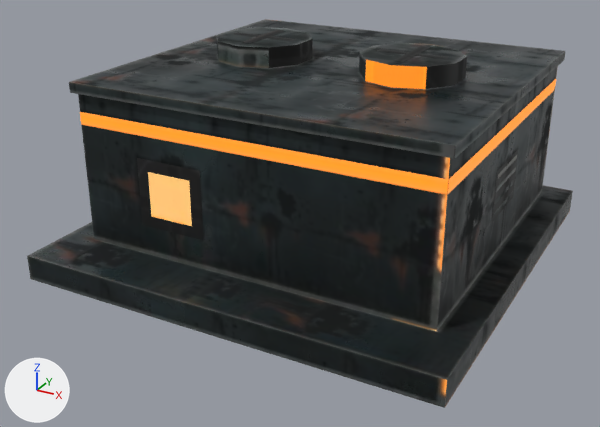
One commit to the glTF model game/world/models/rtg.glb: the scene before it, then after it.
Camera for both pictures: a camera (50 mm lens) standing at (0.723, -1.417, 0.762) and looking at (-0.017, -0.071, 0.09). Every picture has the same lights, and +X, +Y and +Z are marked at lower left. The picture after the commit comes second. Where no turn or scale is listed for an object, it has been applied to the vertices. Vertices at exactly the same position are counted once.

The first picture shows 'te_rtg'.
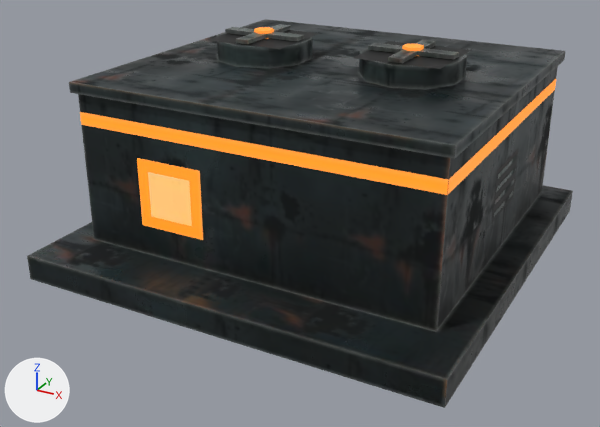
Where the change shows, as pixel boxes [x1, y1, x2, y2] in the pictures (600 x 427 px; the box of a moved part takes in the faces that stretch with it):
'move_fan_2', added: after [368, 40, 459, 63]
'move_fan_1', added: after [225, 24, 304, 44]
part 1 of me_te_rtg, deleted: before [377, 49, 449, 59]
part 2 of me_te_rtg, deleted: before [244, 30, 283, 43]
part 3 of me_te_rtg, deleted: before [393, 46, 430, 62]
part 4 of me_te_rtg, moved or reshaped: before [234, 32, 296, 41]; after [208, 26, 320, 49]
part 5 of me_te_rtg, moved or reshaped: before [375, 44, 467, 67]; after [353, 41, 470, 69]
part 6 of me_te_rtg, surface changed: [137, 34, 566, 405] in both

What changed in the scene script:
```text
Change me_te_rtg:
    used by ob_te_rtg; location = (0.0, 0.0, 0.0)
    verts and faces of me_te_rtg; kept vertices keep their numbers, new ones are numbered from 116
    before: 60 (-0.092, 0.03, 0.411) at pixel (291, 40), 61 (-0.232, 0.03, 0.411) at pixel (232, 34), 82 (-0.092, 0.05, 0.411) at pixel (296, 39), 83 (-0.232, 0.05, 0.411) at pixel (237, 32)
    remove me_te_rtg.from_pydata(...)  # 116 vertices, 134 faces; spans x -0.42..0.42, y -0.42..0.42, z 0.0..0.411
    add me_te_rtg.from_pydata(...)  # 108 vertices, 130 faces; spans x -0.42..0.42, y -0.42..0.42, z 0.0..0.41
    me_te_rtg part 1: the loose piece of 4 vertices spanning x 0.092..0.232, y 0.03..0.05, z 0.411 is deleted
    me_te_rtg part 2: the loose piece of 4 vertices spanning x -0.172..-0.152, y -0.03..0.11, z 0.411 is deleted
    me_te_rtg part 3: the loose piece of 4 vertices spanning x 0.152..0.172, y -0.03..0.11, z 0.411 is deleted
    me_te_rtg part 4
    add verts[60] = (-0.077, -0.045, 0.41)  # moved, pixel (279, 49)
    add verts[61] = (-0.247, -0.045, 0.41)  # moved
    add verts[82] = (-0.077, 0.125, 0.41)  # moved, pixel (320, 33)
    add verts[83] = (-0.247, 0.125, 0.41)  # moved, pixel (250, 25)
    me_te_rtg part 5
    5 faces are deleted
    4 vertices are added at (0.247, -0.045, 0.41), (0.077, -0.045, 0.41), (0.247, 0.125, 0.41), (0.077, 0.125, 0.41)
    7 new faces join them
    me_te_rtg part 6: 46 kept faces spanning x -0.42..0.42, y -0.42..0.42, z 0.0..0.41 get new texture (UV) coordinates
Add me_move_fan_2:
    me_move_fan_2.from_pydata(...)  # a box spanning x -0.085..0.085, y -0.014..0.014, z 0.002..0.01; a box spanning x -0.014..0.014, y -0.085..0.085, z 0.002..0.01; a 6-sided cylinder along z spanning x -0.017..0.017, y -0.02..0.02, z 0.0..0.016
    me_move_fan_2.materials.append(mat_te_rtg)
Add me_move_fan_1:
    me_move_fan_1.from_pydata(...)  # a box spanning x -0.085..0.085, y -0.014..0.014, z 0.002..0.01; a box spanning x -0.014..0.014, y -0.085..0.085, z 0.002..0.01; a 6-sided cylinder along z spanning x -0.017..0.017, y -0.02..0.02, z 0.0..0.016
    me_move_fan_1.materials.append(mat_te_rtg)
Add ob_move_fan_2:
    ob_move_fan_2 = bpy.data.objects.new('move_fan_2', me_move_fan_2)
    ob_move_fan_2.location = (0.162, 0.04, 0.41)
Add ob_move_fan_1:
    ob_move_fan_1 = bpy.data.objects.new('move_fan_1', me_move_fan_1)
    ob_move_fan_1.location = (-0.162, 0.04, 0.41)
```
